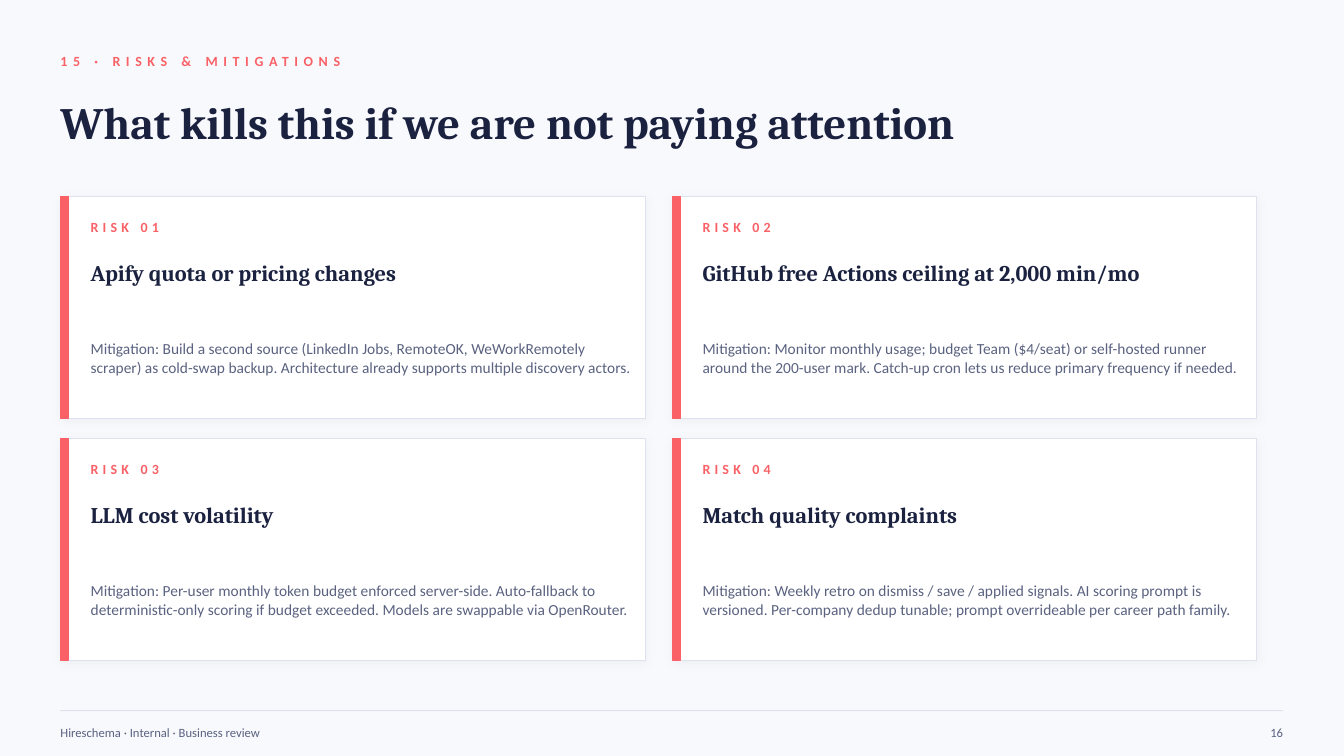
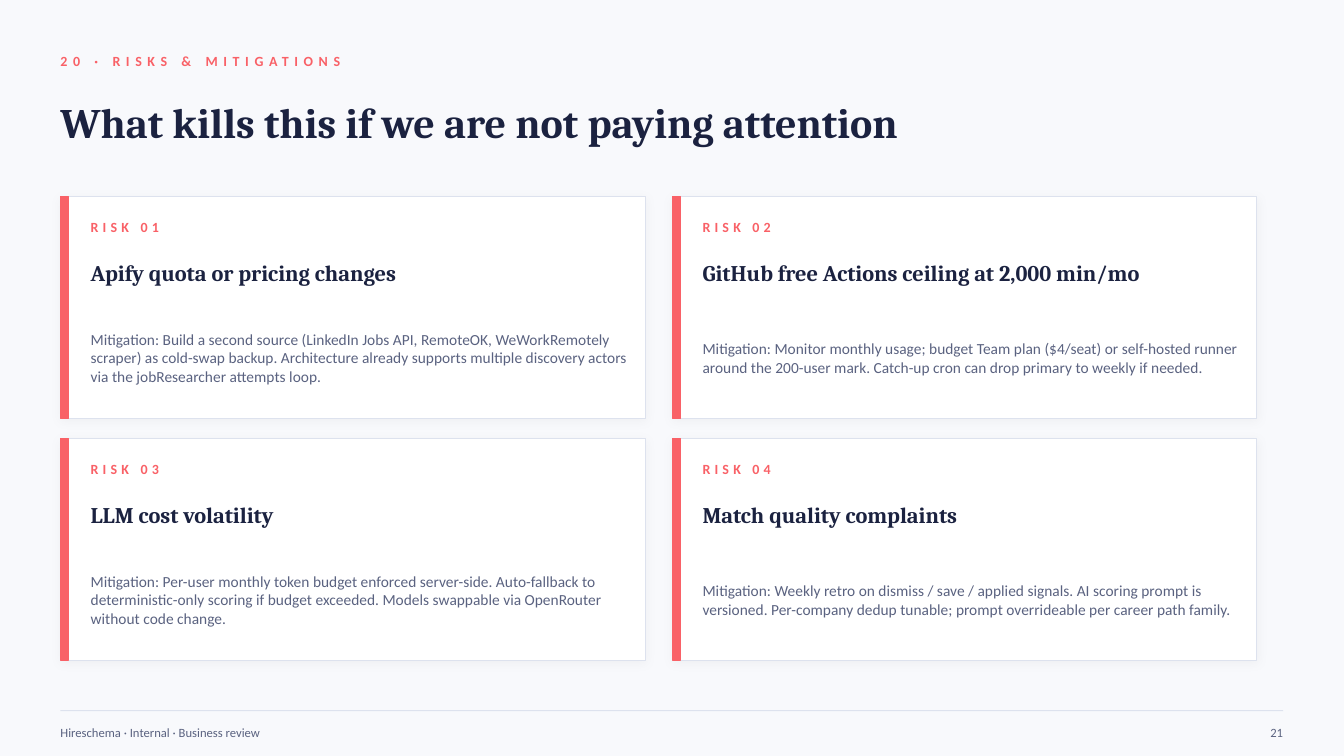
Before and after one commit to rupeshkumar-create/Hireloop, a slide deck: slide 21 of Hireschema-Business-Presentation.pptx (slide 16 before the commit). Drawn at 1344x756 pixels with LibreOffice and Linux fonts; fonts in the diff are those of the drawing. Boxes give left, top, right and bottom in pixels: in the first picture for what was removed or moved away, otherwise in the second. Text is boxed around its words. In the diff, an @@ line names an element or a change of style, - is before the commit and + after.

Commit message:
feat(admin): implement ghost discover mode and update business presentation assets

```diff
--- a/Hireschema-Business-Presentation.pptx
+++ b/Hireschema-Business-Presentation.pptx
@@ text at <box>60,57,341,66</box>: text changed @@
-15 · RISKS & MITIGATIONS
+20 · RISKS & MITIGATIONS
@@ text "What kills this if we ..." at <box>60,108,898,148</box>: size 32 to 30 pt @@
@@ text at <box>91,334,626,385</box>: text changed @@
-Mitigation: Build a second source (LinkedIn Jobs, RemoteOK, WeWorkRemotely scraper) as cold-swap backup. Architecture already supports multiple discovery actors.
+Mitigation: Build a second source (LinkedIn Jobs API, RemoteOK, WeWorkRemotely scraper) as cold-swap backup. Architecture already supports multiple discovery actors via the jobResearcher attempts loop.
@@ text at <box>703,343,1237,376</box>: text changed @@
-Mitigation: Monitor monthly usage; budget Team ($4/seat) or self-hosted runner around the 200-user mark. Catch-up cron lets us reduce primary frequency if needed.
+Mitigation: Monitor monthly usage; budget Team plan ($4/seat) or self-hosted runner around the 200-user mark. Catch-up cron can drop primary to weekly if needed.
@@ text at <box>91,576,601,627</box>: text changed @@
-Mitigation: Per-user monthly token budget enforced server-side. Auto-fallback to deterministic-only scoring if budget exceeded. Models are swappable via OpenRouter.
+Mitigation: Per-user monthly token budget enforced server-side. Auto-fallback to deterministic-only scoring if budget exceeded. Models swappable via OpenRouter without code change.
@@ text at <box>1270,729,1283,737</box>: text changed @@
-16
+21
```
Also in this commit, not shown: 16 other slides changed, 7 slides added, 2 slides removed, 9 other files.
